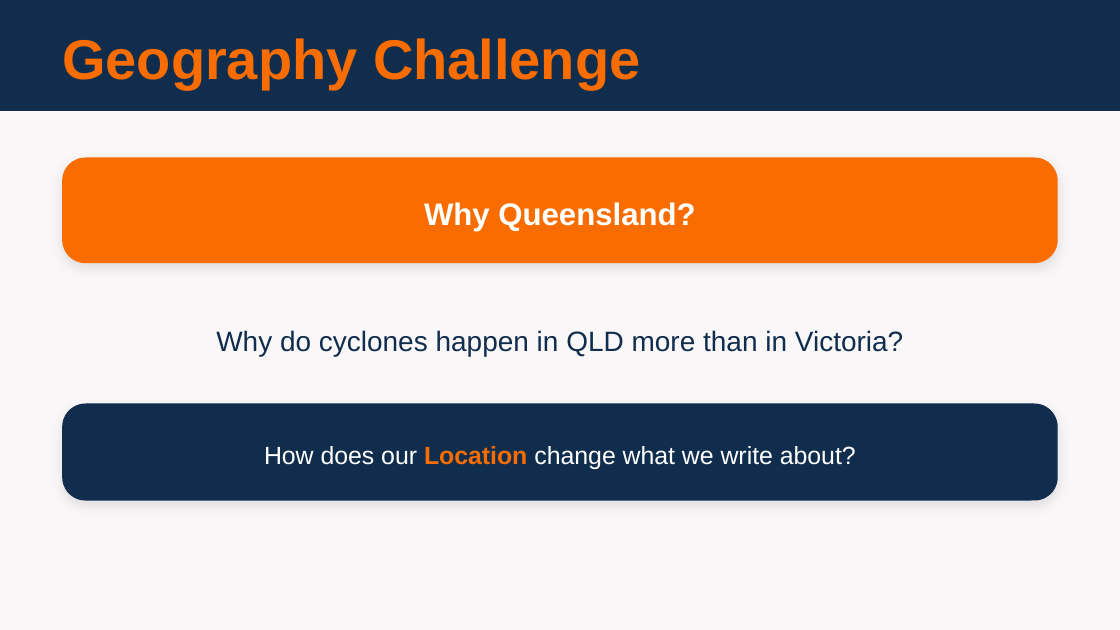
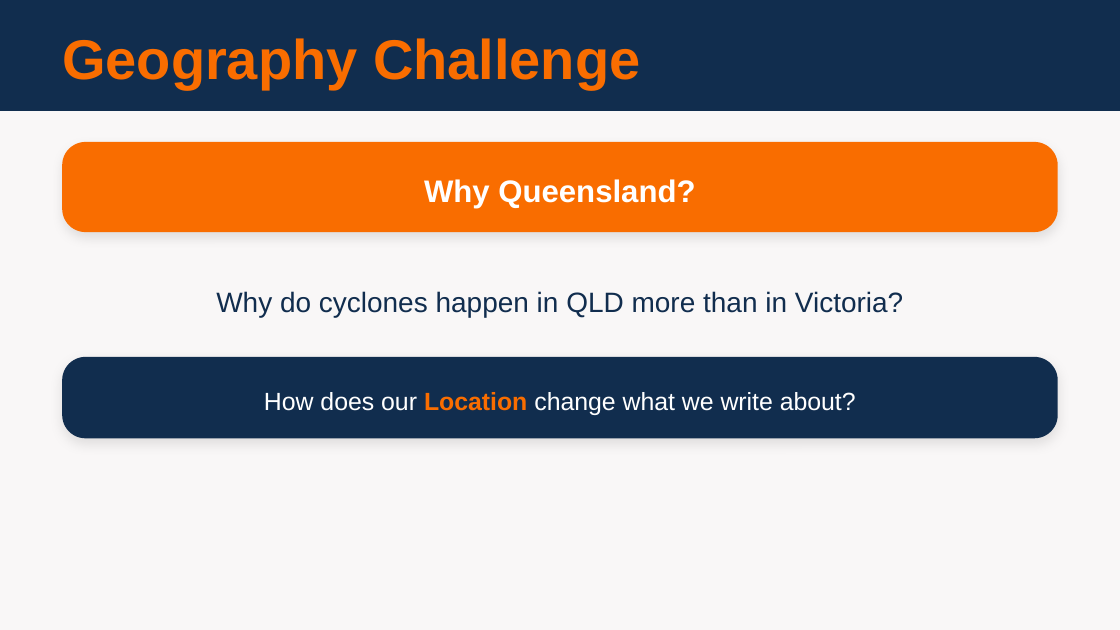
Before and after one commit to dsuth10/Joshua, a slide deck: slide 3 of Units/English/English_Unit_2/Lesson_Plans/Lesson_04/Lesson_04_Slides.pptx. Drawn at 1120x630 pixels with LibreOffice and Linux fonts; fonts in the diff are those of the drawing. Boxes give left, top, right and bottom in pixels: in the first picture for what was removed or moved away, otherwise in the second. Text is boxed around its words. In the diff, an @@ line names an element or a change of style, - is before the commit and + after.

```diff
--- a/Units/English/English_Unit_2/Lesson_Plans/Lesson_04/Lesson_04_Slides.pptx
+++ b/Units/English/English_Unit_2/Lesson_Plans/Lesson_04/Lesson_04_Slides.pptx
@@ rounded rectangle: place and size @@
-rounded rectangle at (63, 158, 1058, 263)
+rounded rectangle at (63, 142, 1058, 233)
@@ rounded rectangle at (63, 142, 1058, 233): proportions changed @@
@@ text "Why Queensland?": place and size @@
-text "Why Queensland?" at (424, 202, 695, 232)
+text "Why Queensland?" at (424, 179, 695, 208)
@@ text "Why do cyclones happen in ...": place and size @@
-text "Why do cyclones happen in ..." at (216, 330, 903, 356)
+text "Why do cyclones happen in ..." at (216, 291, 903, 317)
@@ rounded rectangle at (63, 357, 1058, 439): proportions changed @@
@@ rounded rectangle: place and size @@
-rounded rectangle at (63, 403, 1058, 501)
+rounded rectangle at (63, 357, 1058, 439)
@@ text "How does our Location change ...": place and size @@
-text "How does our Location change ..." at (264, 446, 856, 469)
+text "How does our Location change ..." at (264, 392, 856, 415)
```
Also in this commit, not shown: 6 other slides changed, 37 other files.
